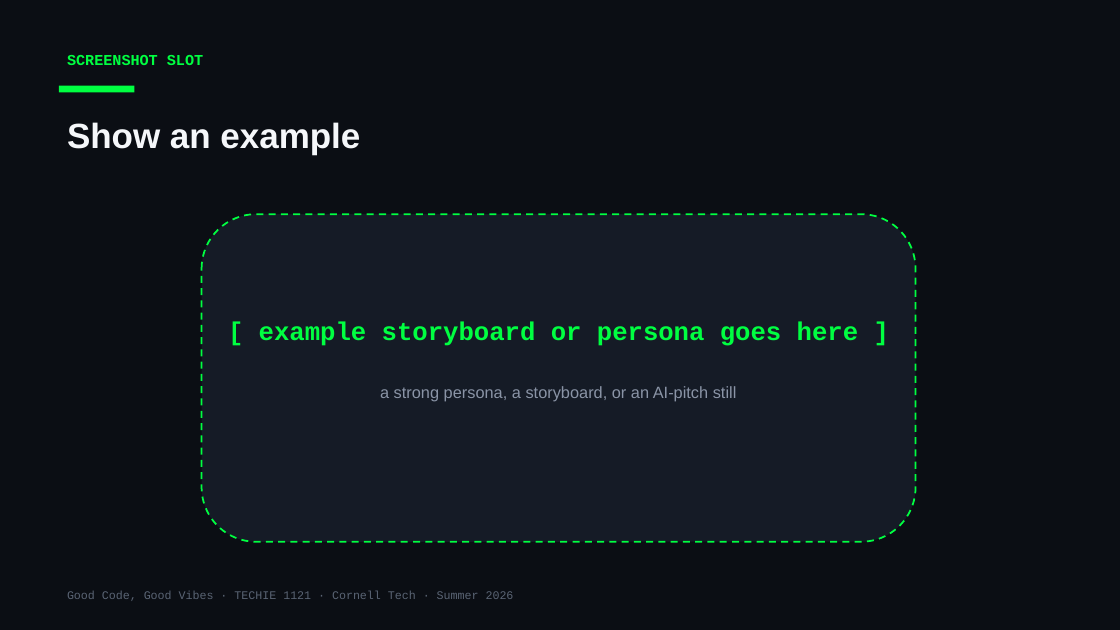
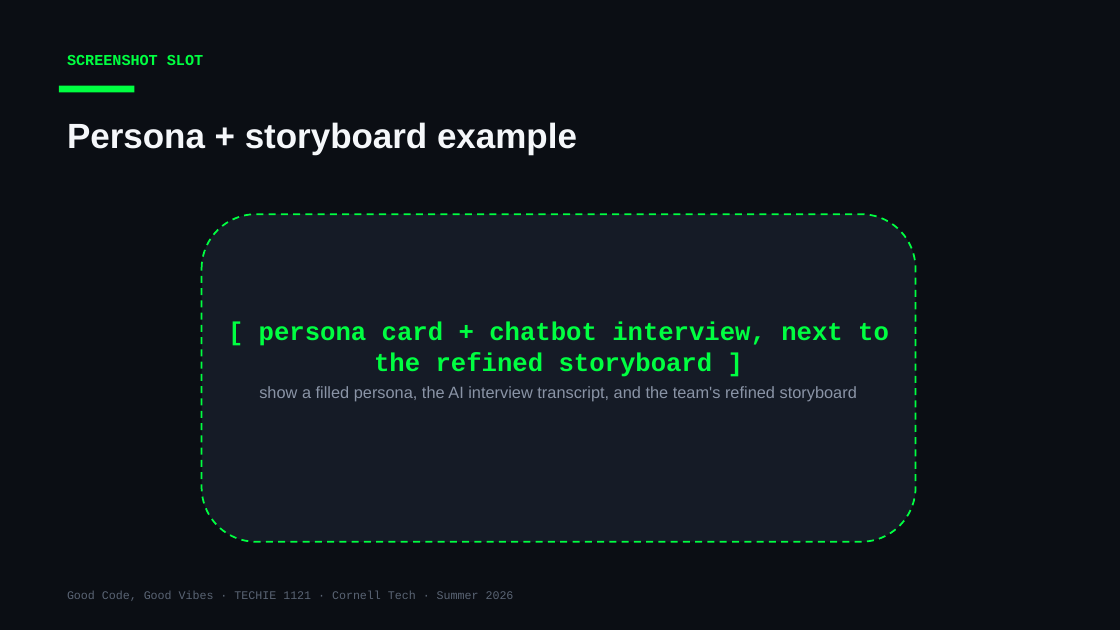
Before and after one commit to Cornell-Tech-Vibe-Coding-Summer-2026/website, a slide deck: slide 10 of slides/Week3-Wed-Working-Day.pptx (slide 13 before the commit). Drawn at 1120x630 pixels with LibreOffice and Linux fonts; fonts in the diff are those of the drawing. Boxes give left, top, right and bottom in pixels: in the first picture for what was removed or moved away, otherwise in the second. Text is boxed around its words. In the diff, an @@ line names an element or a change of style, - is before the commit and + after.

```diff
--- a/slides/Week3-Wed-Working-Day.pptx
+++ b/slides/Week3-Wed-Working-Day.pptx
@@ text at box(67, 122, 577, 155): text changed @@
-Show an example
+Persona + storyboard example
@@ text at box(259, 321, 889, 377): text changed @@
-[ example storyboard or persona goes here ]
+[ persona card + chatbot interview, next to the refined storyboard ]
@@ text at box(259, 386, 857, 402): text changed @@
-a strong persona, a storyboard, or an AI-pitch still
+show a filled persona, the AI interview transcript, and the team's refined storyboard
```
Also in this commit, not shown: 6 other slides changed, 3 slides removed, 1 other file.
